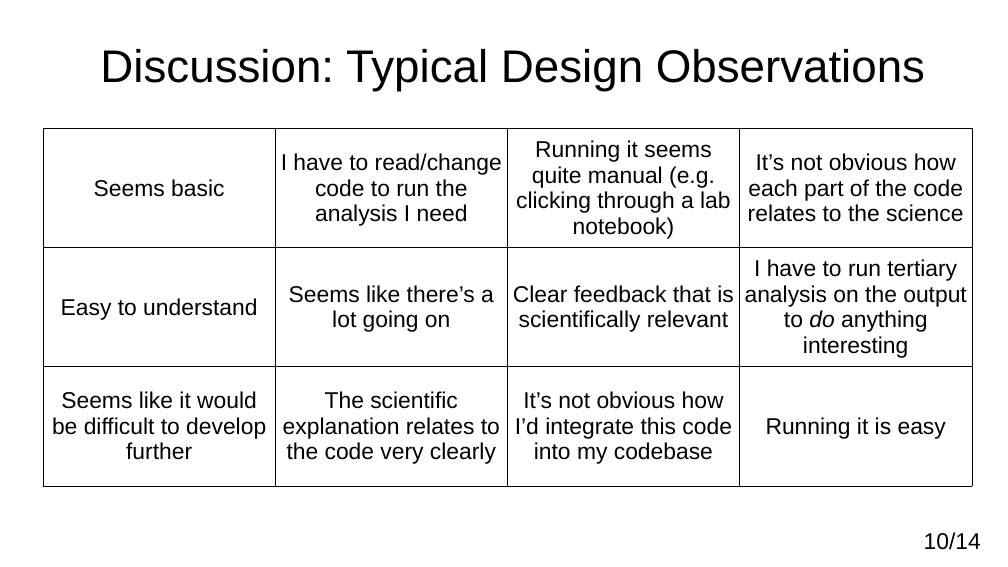
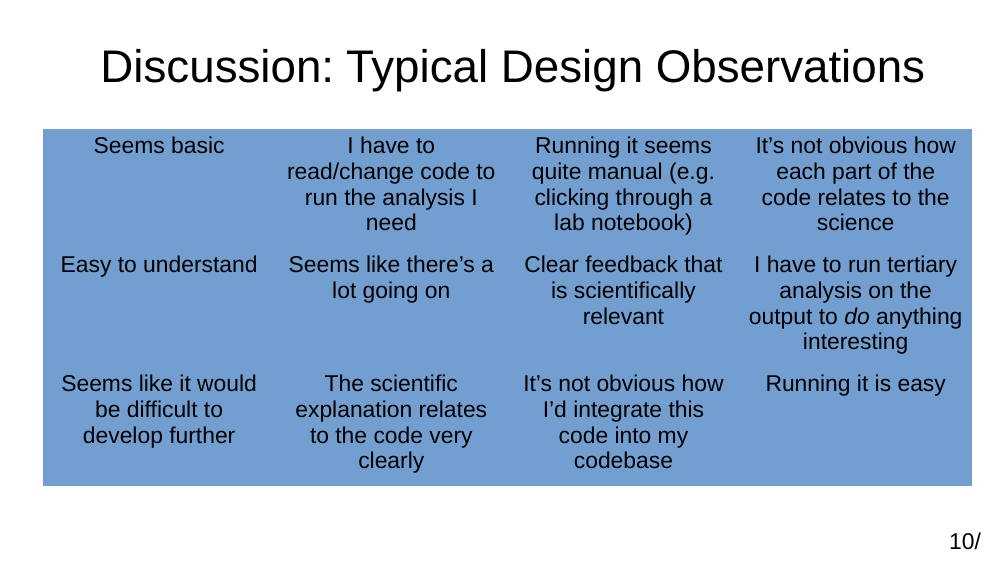
Before and after one commit to adamkewley/rse-meetups, a slide deck: slide 10 of 3_SoftwareDesign/PresentationSlides.odp. Drawn at 1008x567 pixels with LibreOffice and Linux fonts; fonts in the diff are those of the drawing. Boxes give left, top, right and bottom in pixels: in the first picture for what was removed or moved away, otherwise in the second. Text is boxed around its words. In the diff, an @@ line names an element or a change of style, - is before the commit and + after.

```diff
--- a/3_SoftwareDesign/PresentationSlides.odp
+++ b/3_SoftwareDesign/PresentationSlides.odp
@@ table at (43, 129, 972, 487) @@
@@ fill none to #729FCF in 12 cells @@
@@ borders changed @@
@@ page number at (949, 532, 981, 550): text changed @@
-10/14
+10/
```
Also in this commit, not shown: 12 other slides changed, 2 other files.
